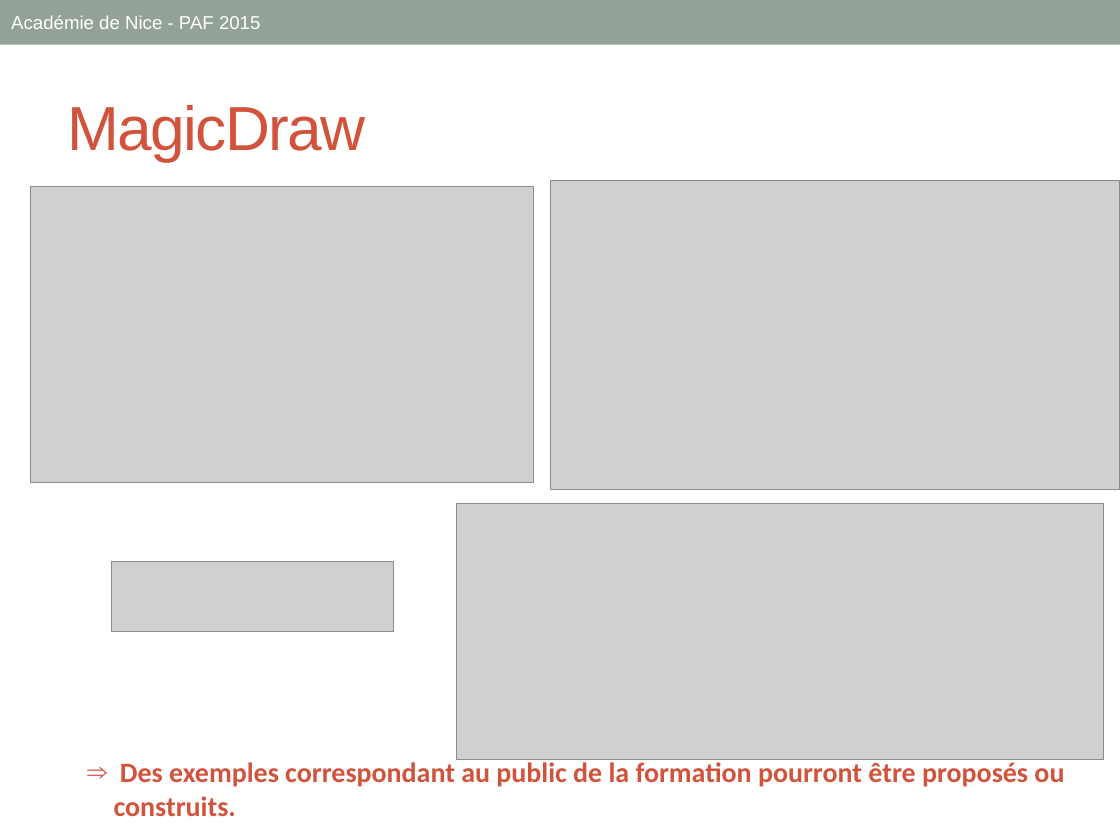
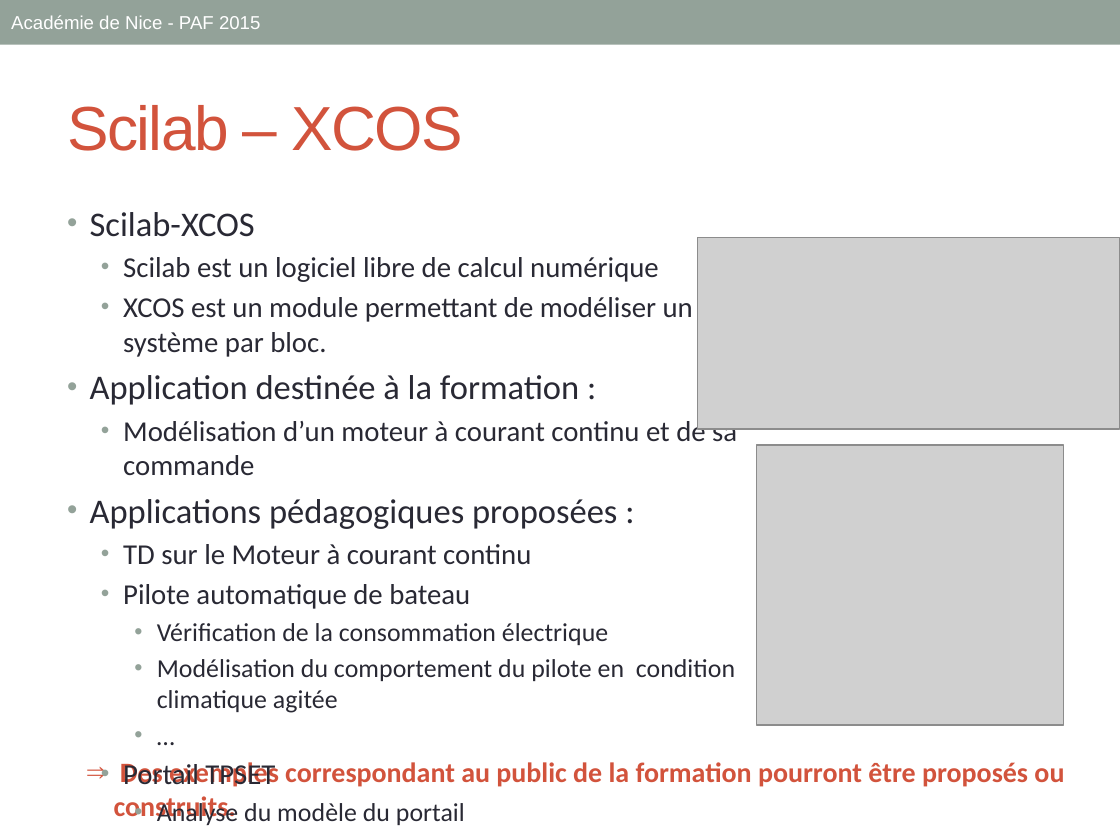
Before and after one commit to xpessoles/Formations, a slide deck: slide 3 of 01_ModelisationMultiphysique/Administratif/SCIL1_PPT.pptx. Drawn at 1120x840 pixels with LibreOffice and Linux fonts; fonts in the diff are those of the drawing; grey boxes stand for pictures. Boxes give left, top, right and bottom in pixels: in the first picture for what was removed or moved away, otherwise in the second. Text is boxed around its words. In the diff, an @@ line names an element or a change of style, - is before the commit and + after.

Commit message:
Fiches de formations.

```diff
--- a/01_ModelisationMultiphysique/Administratif/SCIL1_PPT.pptx
+++ b/01_ModelisationMultiphysique/Administratif/SCIL1_PPT.pptx
@@ title at [67,105,464,151]: text changed @@
-MagicDraw
+Scilab – XCOS
@@ picture removed at [30,187,534,483] @@
@@ picture removed at [551,180,1120,489] @@
@@ text added at [90,212,737,787], 18.5 pt, text #292934 @@
+• Scilab-XCOS
+  • Scilab est un logiciel libre de calcul numérique
+  • XCOS est un module permettant de modéliser un système par bloc.
+• Application destinée à la formation :
+  • Modélisation d’un moteur à courant continu et de sa commande
+• Applications pédagogiques proposées :
+  • TD sur le Moteur à courant continu
+  • Pilote automatique de bateau
+    • Vérification de la consommation électrique
+    • Modélisation du comportement du pilote en condition climatique agitée
+    • …
+  • Portail TPSET
+    • Analyse du modèle du portail
@@ picture added at [698,237,1120,429] @@
@@ picture added at [756,445,1064,725] @@
@@ picture removed at [456,504,1103,760] @@
@@ picture removed at [112,561,394,631] @@
```
Also in this commit, not shown: 2 other slides changed, 1 slide added, 1 slide removed, 8 other files.
